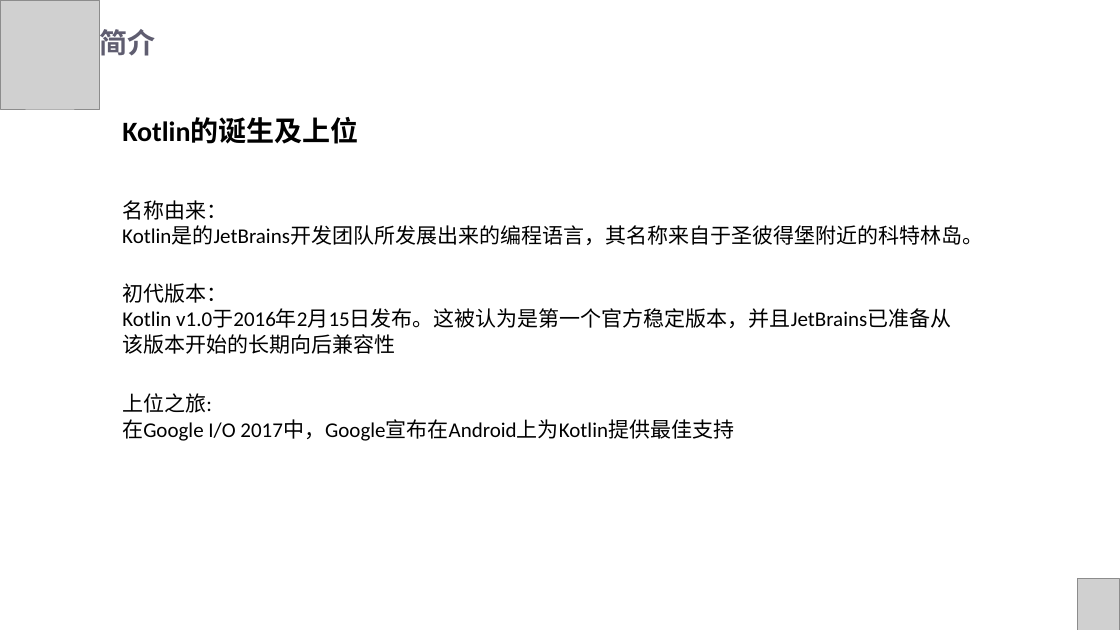
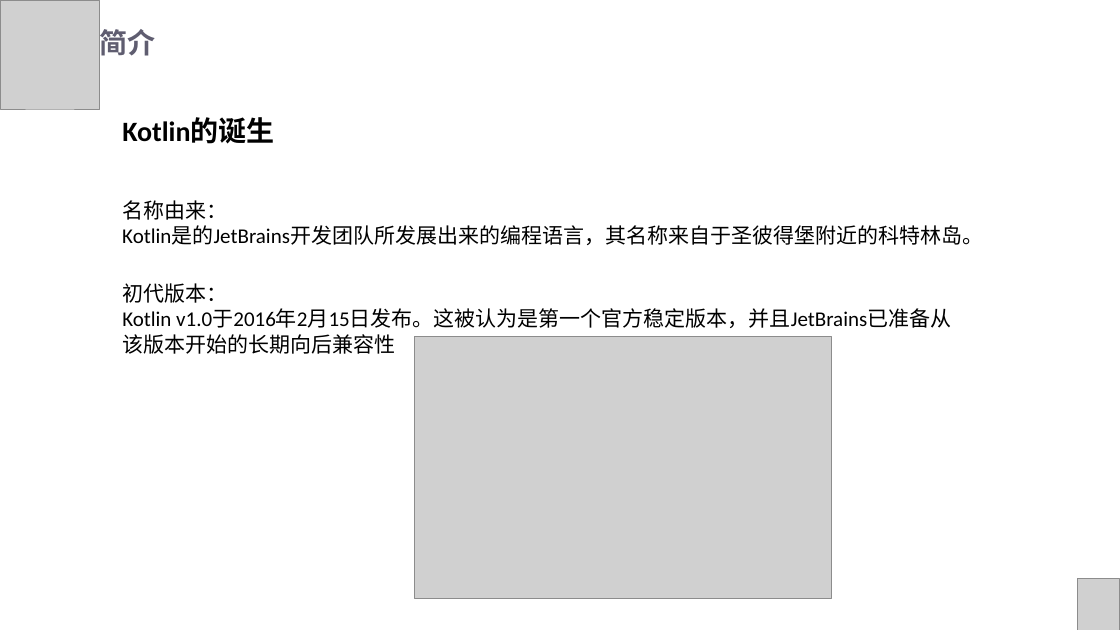
Before and after one commit to skyshenfu/KotlinDemo, a slide deck: slide 2 of doc/Kotlin入门.pptx. Drawn at 1120x630 pixels with LibreOffice and Linux fonts; fonts in the diff are those of the drawing; grey boxes stand for pictures. Boxes give left, top, right and bottom in pixels: in the first picture for what was removed or moved away, otherwise in the second. Text is boxed around its words. In the diff, an @@ line names an element or a change of style, - is before the commit and + after.

```diff
--- a/doc/Kotlin入门.pptx
+++ b/doc/Kotlin入门.pptx
@@ text at bbox=[122, 118, 274, 144]: text changed @@
-Kotlin的诞生及上位
+Kotlin的诞生
@@ picture added at bbox=[414, 337, 833, 598] @@
@@ text removed at bbox=[122, 393, 734, 441] @@
-上位之旅:
-在Google I/O 2017中，Google宣布在Android上为Kotlin提供最佳支持
```
Also in this commit, not shown: 6 other slides changed, 4 slides added.
